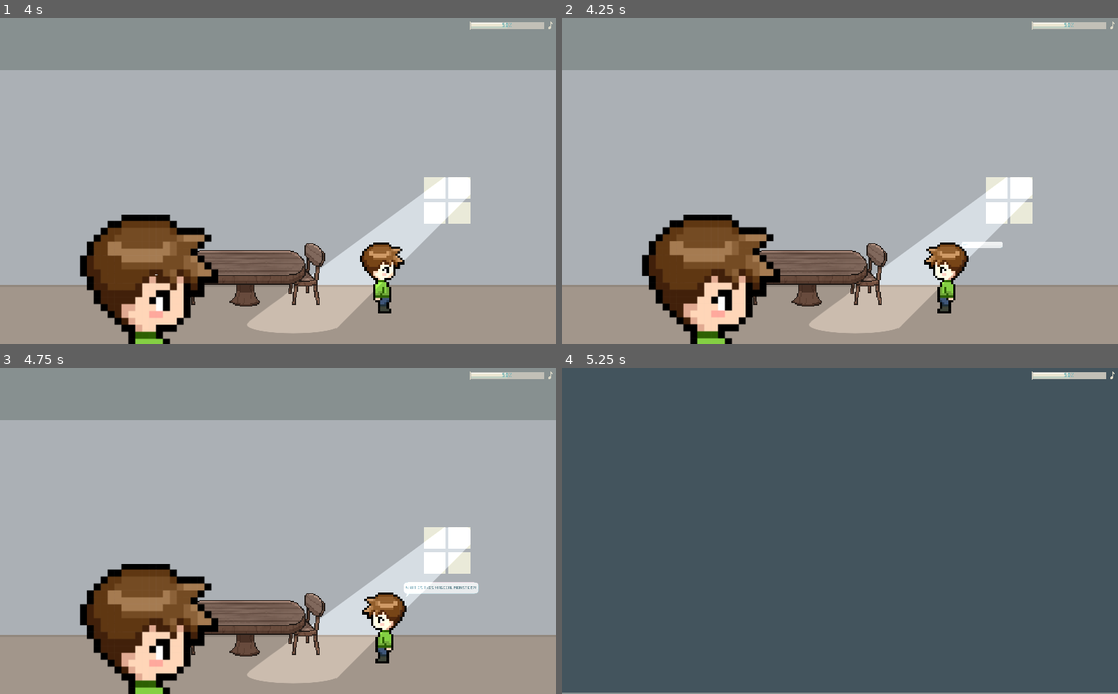
Above: before the commit, frames 1-4 (two rows, left to right).
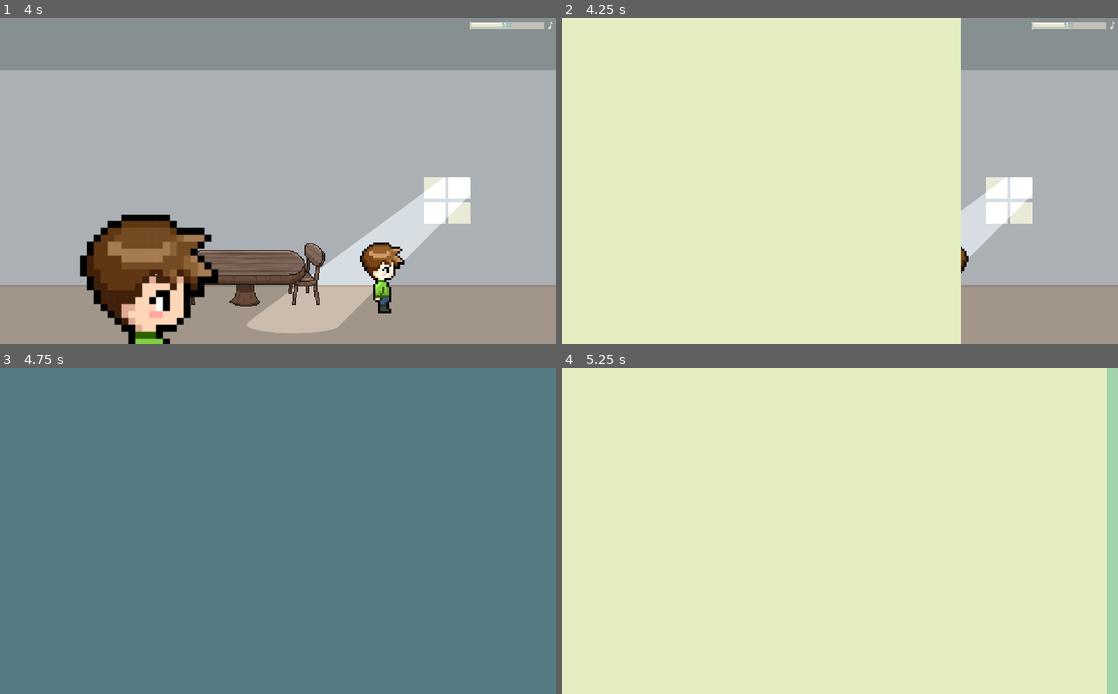
Above: after the commit, the same moments.

Repository: zeskysee/we-missed-party
Game: Godot game, scene res://opening.tscn
The game is run twice, just before and just after one commit, with the same random seed, the same clock (stepped at 60 frames per second) and the same inputs.
Inputs:
- Up to frame 1 (4 s): tap Enter at 0.5 s; hold Space (interact) 0.53-1.28 s; hold D (move_right) 0.53-2.03 s; tap W (jump) at 0.77, 1.52, 3.02, 3.77 s; tap Space (interact) at 1.35, 2.85 s; hold A (move_left) 2.03-2.78 s; hold Space (interact) 2.03-2.78 s; hold D (move_right) from 2.78 s (still down); hold Space (interact) from 3.53 s (still down)
- Up to frame 2 (4.25 s): keep holding D (move_right); keep holding Space (interact); tap Escape (skip_cutscene, bound only after the commit) at 4.15 s
- Up to frame 3 (4.75 s): release D (move_right) at 4.28 s; release Space (interact) at 4.28 s; hold A (move_left) from 4.28 s (still down); tap Space (interact) at 4.35 s; tap W (jump) at 4.52 s
- Up to frame 4 (5.25 s): release A (move_left) at 5.03 s; hold D (move_right) from 5.03 s (still down); hold Space (interact) from 5.03 s (still down)

Frame 1 is identical in both runs. In frame 2, 72% of the frame differs, in the area x 0-80%, y 0-100%; in frame 3, 100%, in the area x 0-100%, y 0-100%; in frame 4, 100%.

Commit message:
Add option to skip cutscene

Diff:
--- a/party_house.gd
+++ b/party_house.gd
@@ -4,6 +4,8 @@
 const DANCING_NPC = preload("res://dancing_npc.tscn")
 
 
+# Becomes true if is transitioning to the neighborhood.
+var is_transitioning = false
 # If true, NPCs spawn left side of the room in ending. False means right side.
 # This will be alternated on every spawn.
 var spawn_left = true
@@ -36,10 +38,18 @@
 	pass
 
 func _input(event):
-	if Global.is_ending and (event.is_action_pressed("interact") or \
+	if Global.is_ending and not is_transitioning and \
+			(event.is_action_pressed("interact") or \
 			event.is_action_pressed("jump")):
+		is_transitioning = true
 		Transition.connect("completed", self, "_on_return_to_main_menu")
 		Transition.transition_in()
+	elif not Global.is_ending and event.is_action_pressed("skip_cutscene") \
+			and not is_transitioning:
+		rearrange_for_party()
+		start_transition()
+		if not MusicPlayer.street_player.playing:
+			MusicPlayer.play_street_song()
 
 
 # Monster appears after first speech.
@@ -102,25 +112,42 @@
 	banner_label.visible = true
 
 
+# Sorry for the if checks, rushing to complete. Checks are there because
+# player can skip cutscene at any time and I need to destroy the signals or
+# Godot engine will throw error, which is not very nice.
 func rearrange_for_party():
-	var monster_first = $MagicMonster/AnimatedSprite/FirstSpeech
-	monster_first.disconnect("tree_exited", self,
-			"_on_monster_first_tree_exited")
-	first_speech.disconnect("tree_exited", self,
-			"_on_first_speech_tree_exited")
-	second_speech.disconnect("tree_exited", self,
-			"_on_second_speech_tree_exited")
-	var fourth_speech = $FourthSpeech
-	third_speech.disconnect("tree_exited", fourth_speech, "play")
-	var monster_second = $MagicMonster/AnimatedSprite/SecondSpeech
-	fourth_speech.disconnect("tree_exited", monster_second, "play")
-	var monster_third = $MagicMonster/AnimatedSprite/ThirdSpeech
-	var monster_fourth = $MagicMonster/AnimatedSprite/FourthSpeech
-	monster_third.disconnect("tree_exited", monster_fourth, "play")
-	monster_fourth.disconnect("tree_exited", self, "start_transition")
+	camera_player.disconnect("animation_finished", self,
+			"_on_camera_animation_finished")
+	var monster_first = get_node_or_null(
+			"MagicMonster/AnimatedSprite/FirstSpeech")
+	if monster_first:
+		monster_first.disconnect("tree_exited", self,
+				"_on_monster_first_tree_exited")
+	if is_instance_valid(first_speech):
+		first_speech.disconnect("tree_exited", self,
+				"_on_first_speech_tree_exited")
+	if is_instance_valid(second_speech):
+		second_speech.disconnect("tree_exited", self,
+				"_on_second_speech_tree_exited")
+	var fourth_speech = get_node_or_null("FourthSpeech")
+	if third_speech:
+		third_speech.disconnect("tree_exited", fourth_speech, "play")
+	var monster_second = get_node_or_null(
+			"MagicMonster/AnimatedSprite/SecondSpeech")
+	if fourth_speech and monster_second:
+		fourth_speech.disconnect("tree_exited", monster_second, "play")
+	var monster_third = get_node_or_null(
+			"MagicMonster/AnimatedSprite/ThirdSpeech")
+	var monster_fourth = get_node_or_null(
+			"MagicMonster/AnimatedSprite/FourthSpeech")
+	if monster_third and monster_fourth:
+		monster_third.disconnect("tree_exited", monster_fourth, "play")
+	if monster_fourth:
+		monster_fourth.disconnect("tree_exited", self, "start_transition")
 	for node in [first_speech, second_speech, third_speech, fourth_speech,
 			monster_first, monster_second, monster_third, monster_fourth]:
-		node.queue_free()
+		if is_instance_valid(node):
+			node.queue_free()
 
 
 func set_ending_text(text):
@@ -148,9 +175,11 @@
 
 
 func start_transition():
-	Transition.transition_in()
-	# warning-ignore:return_value_discarded
-	Transition.connect("completed", self, "start_game")
+	if not is_transitioning:
+		is_transitioning = true
+		# warning-ignore:return_value_discarded
+		Transition.connect("completed", self, "start_game")
+		Transition.transition_in()
 
 
 func start_game(transition_name):
--- a/project.godot
+++ b/project.godot
@@ -111,6 +111,13 @@
 , Object(InputEventJoypadButton,"resource_local_to_scene":false,"resource_name":"","device":0,"button_index":4,"pressure":0.0,"pressed":false,"script":null)
  ]
 }
+skip_cutscene={
+"deadzone": 0.5,
+"events": [ Object(InputEventKey,"resource_local_to_scene":false,"resource_name":"","device":0,"alt":false,"shift":false,"control":false,"meta":false,"command":false,"pressed":false,"scancode":16777217,"physical_scancode":0,"unicode":0,"echo":false,"script":null)
+, Object(InputEventKey,"resource_local_to_scene":false,"resource_name":"","device":0,"alt":false,"shift":false,"control":false,"meta":false,"command":false,"pressed":false,"scancode":96,"physical_scancode":0,"unicode":0,"echo":false,"script":null)
+, Object(InputEventJoypadButton,"resource_local_to_scene":false,"resource_name":"","device":0,"button_index":11,"pressure":0.0,"pressed":false,"script":null)
+ ]
+}
 
 [layer_names]
 
